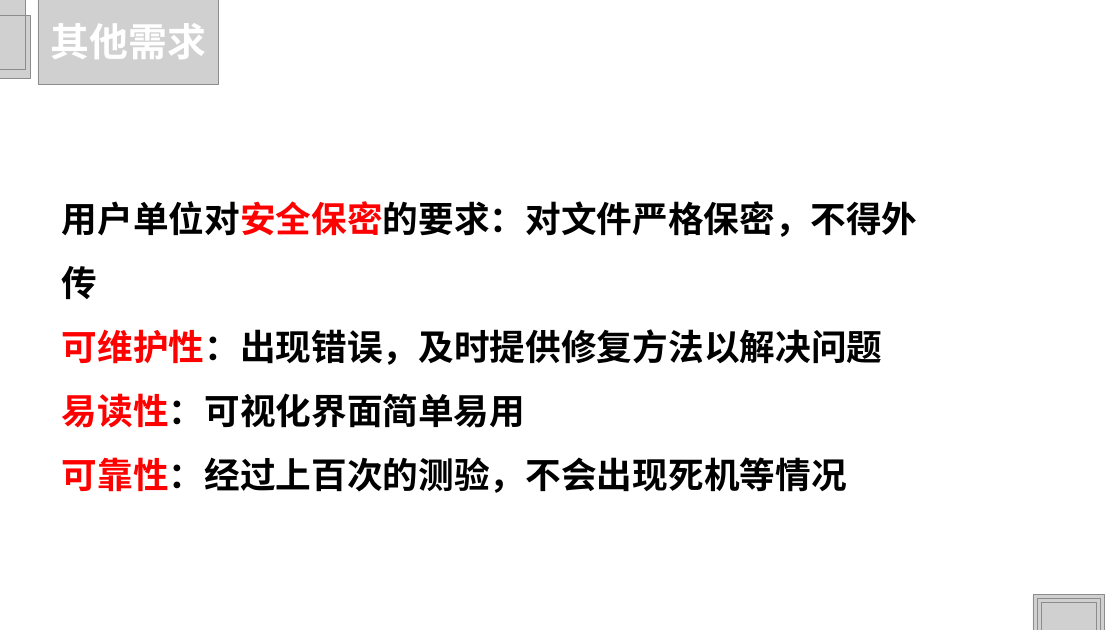
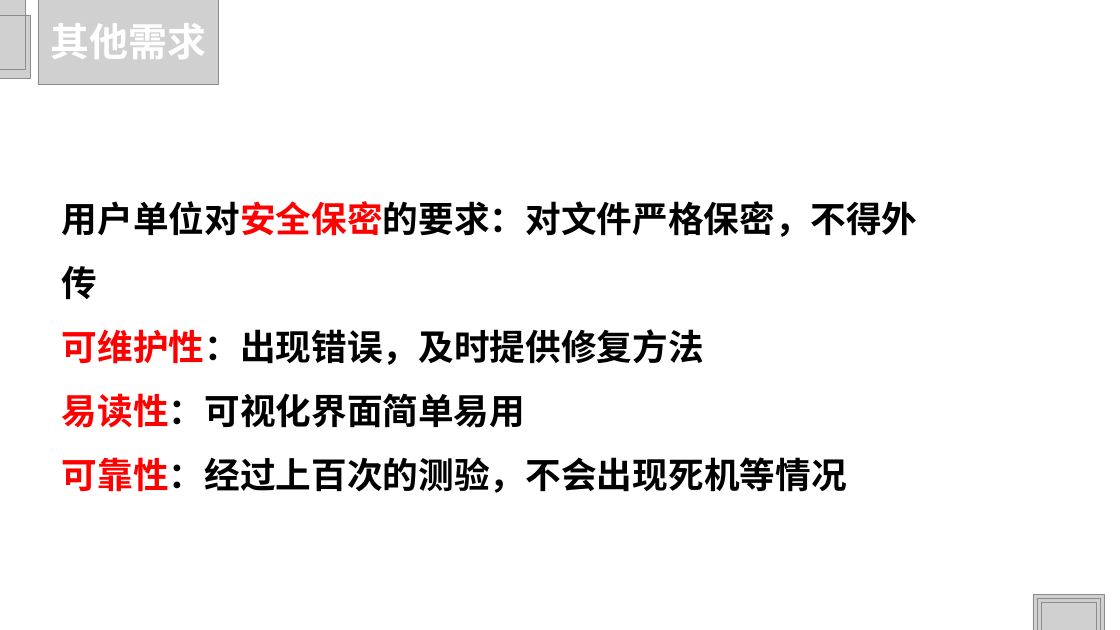
Before and after one commit to HJHGJGHHG/Sentiment-Analysis-System, a slide deck: slide 27 of 文档/PPT.pptx (slide 29 before the commit). Drawn at 1120x630 pixels with LibreOffice and Linux fonts; fonts in the diff are those of the drawing; grey boxes stand for pictures; background and template pictures are left out. Boxes give left, top, right and bottom in pixels: in the first picture for what was removed or moved away, otherwise in the second. Text is boxed around its words. In the diff, an @@ line names an element or a change of style, - is before the commit and + after.

```diff
--- a/文档/PPT.pptx
+++ b/文档/PPT.pptx
@@ text at <box>62,329,704,365</box>: text changed @@
-可维护性：出现错误，及时提供修复方法以解决问题
+可维护性：出现错误，及时提供修复方法
```
Also in this commit, not shown: 6 other slides changed, 2 slides removed, 7 other files.
